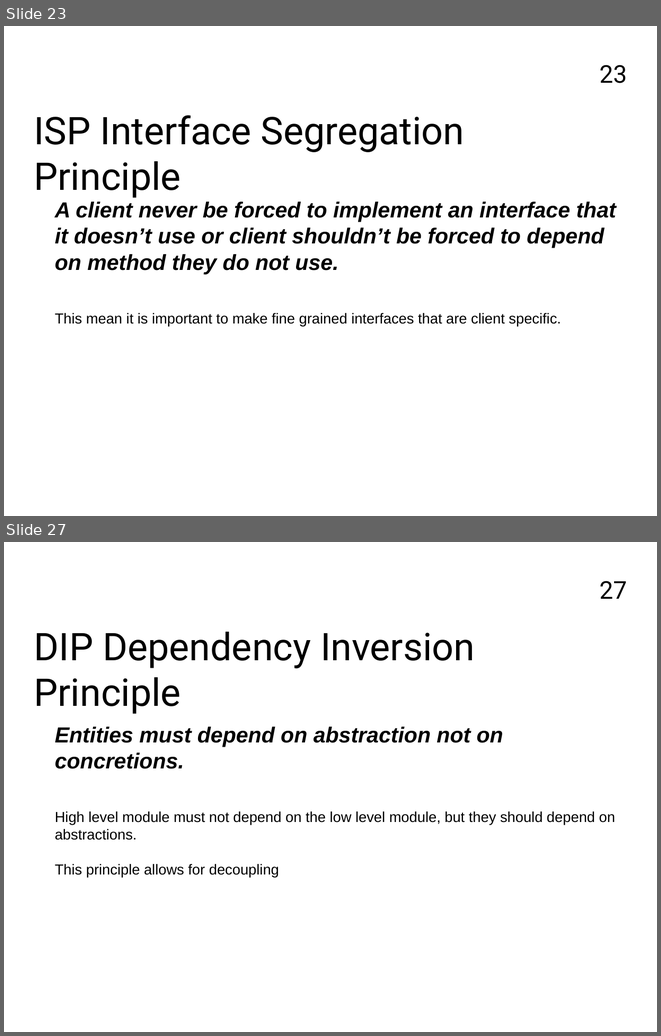
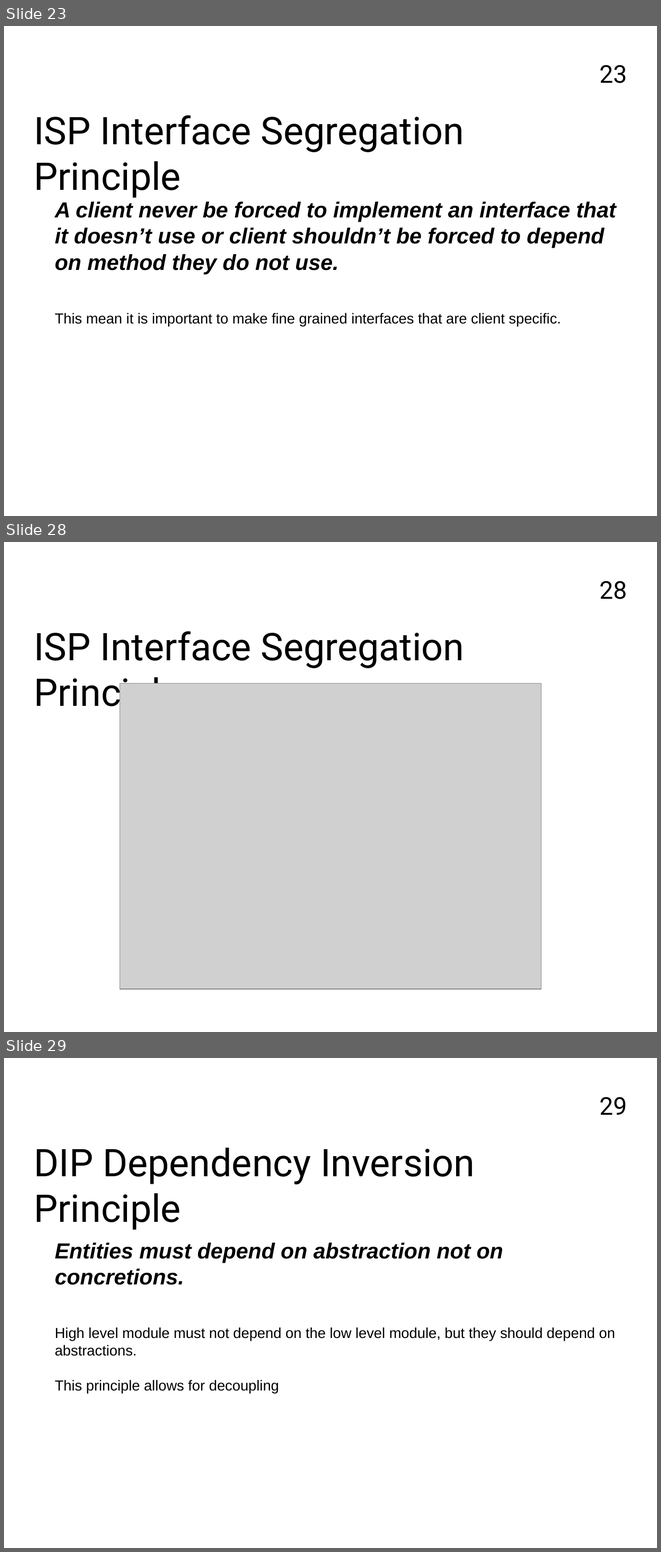
Before and after one commit to FrancoMelandri/SOLID, a slide deck: docs/solid.pptx. Shown one above the other, each under a label of ours: slides 23 and 27 before the commit, slides 23, 28 and 29 after it; the slides between them are not shown. The pictures are 661x1036 and 661x1552 pixels, drawn with LibreOffice and Linux fonts; fonts in the diff are those of the drawing; grey boxes stand for pictures. Boxes give left, top, right and bottom in pixels: in the first picture for what was removed or moved away, otherwise in the second. Text is boxed around its words. In the diff, an @@ line names an element or a change of style, - is before the commit and + after.

Commit message:
removing ISP snippets introducing carbon images

```diff
--- a/docs/solid.pptx
+++ b/docs/solid.pptx
@@ slide 28 added at <box>4,542,657,1032</box>, background #FFFFFF; not listed: 1 template element that a slide beside it also shows @@
@@ text added at <box>34,631,465,715</box>, 42 pt, text #000000 @@
+ISP Interface Segregation Principle
@@ picture added at <box>120,684,541,989</box> @@
@@ what was slide 27 is now slide 29 @@
@@ page number at <box>599,1097,627,1115</box>: text changed @@
-27
+29
```
Also in this commit, not shown: 4 other slides added, 3 slides removed.
